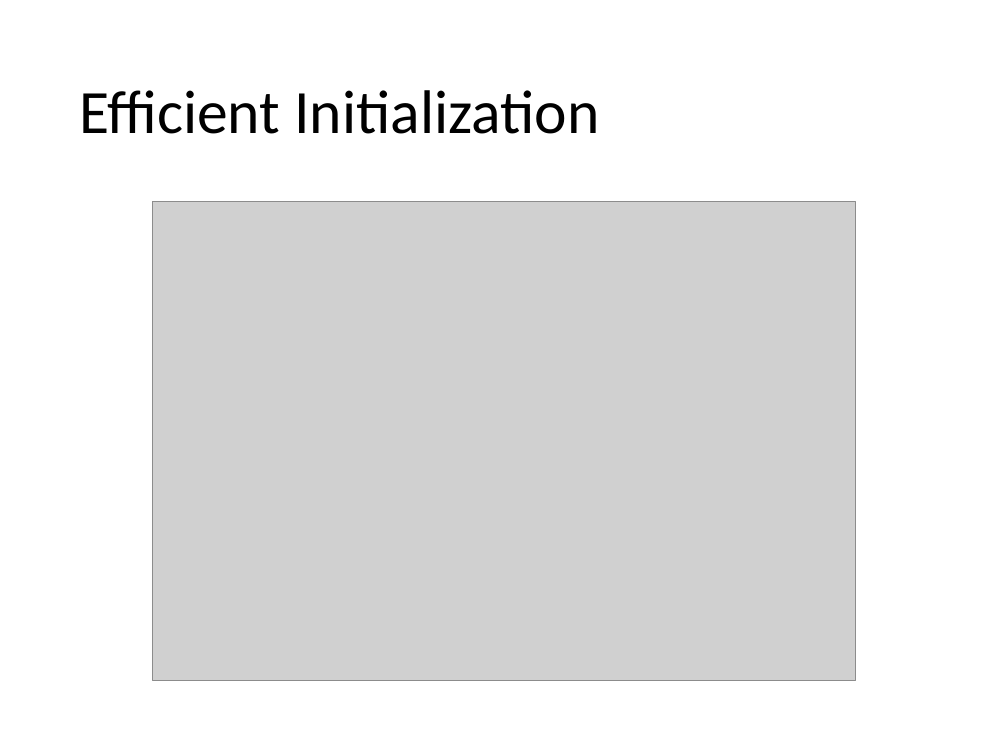
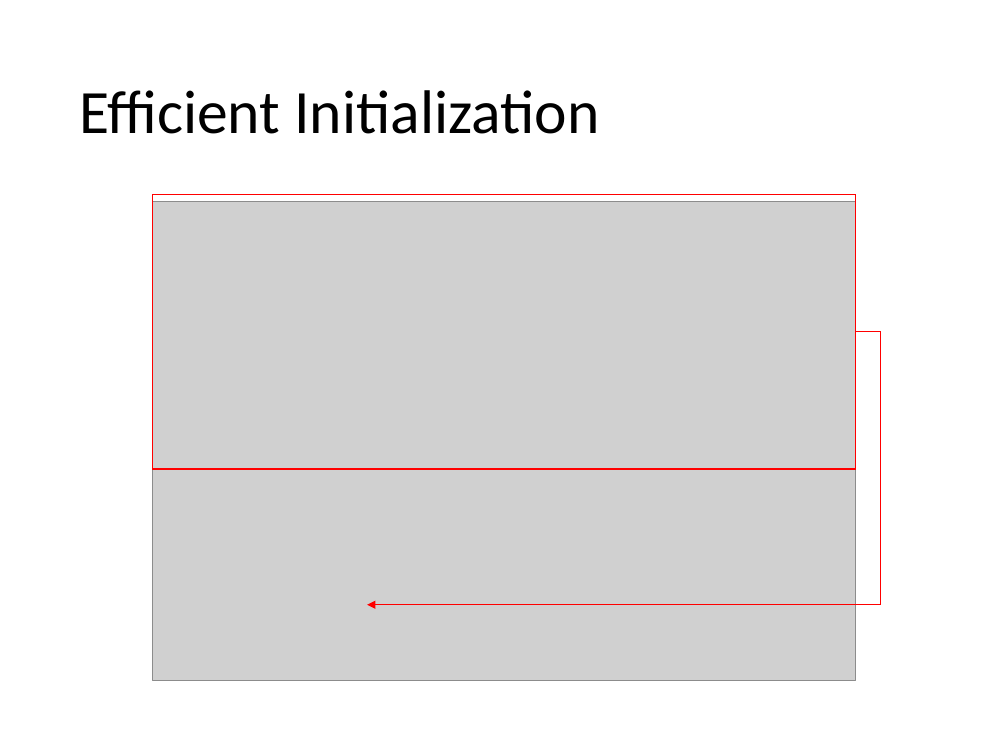
Before and after one commit to jkingphd/practical_bayes_opt, a slide deck: slide 23 of Data_science_nashville_jkk.pptx (slide 22 before the commit). Drawn at 1008x756 pixels with LibreOffice and Linux fonts; fonts in the diff are those of the drawing; grey boxes stand for pictures. Boxes give left, top, right and bottom in pixels: in the first picture for what was removed or moved away, otherwise in the second. Text is boxed around its words. In the diff, an @@ line names an element or a change of style, - is before the commit and + after.

```diff
--- a/Data_science_nashville_jkk.pptx
+++ b/Data_science_nashville_jkk.pptx
@@ rectangle added at box(152, 195, 855, 469), outline #FF0000 1 pt @@
@@ elbow arrow added from (856, 332) to (367, 605), #FF0000 1 pt @@
```
Also in this commit, not shown: 4 other slides changed, 3 slides added, 2 slides removed, 9 other files.
